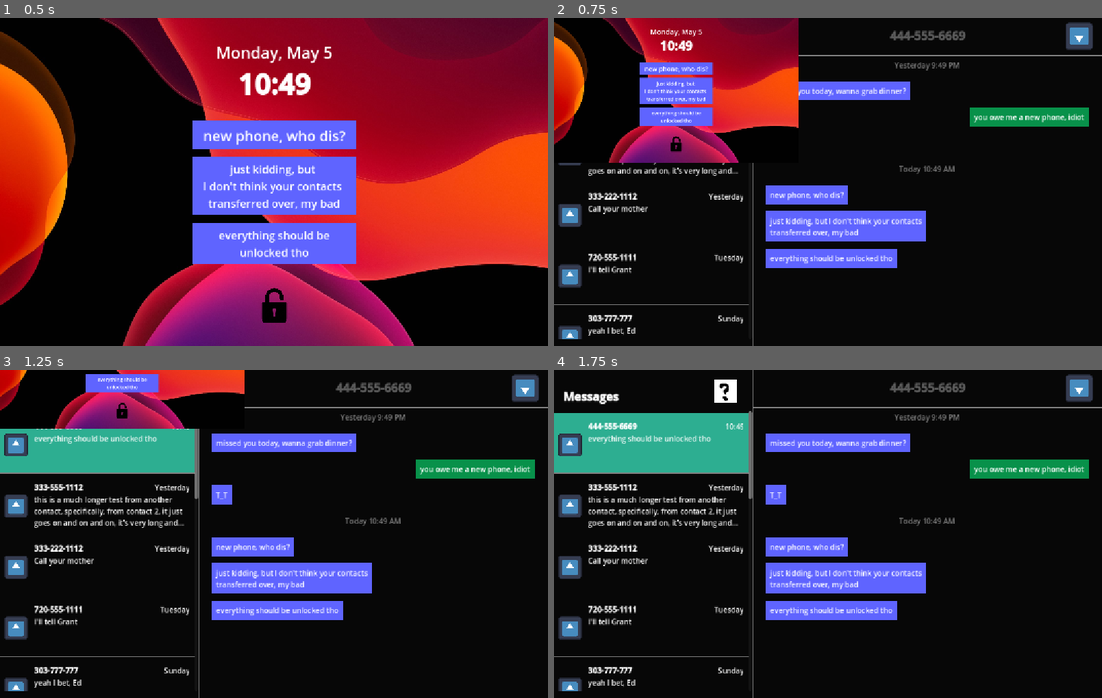
Above: before the commit, frames 1-4 (two rows, left to right).
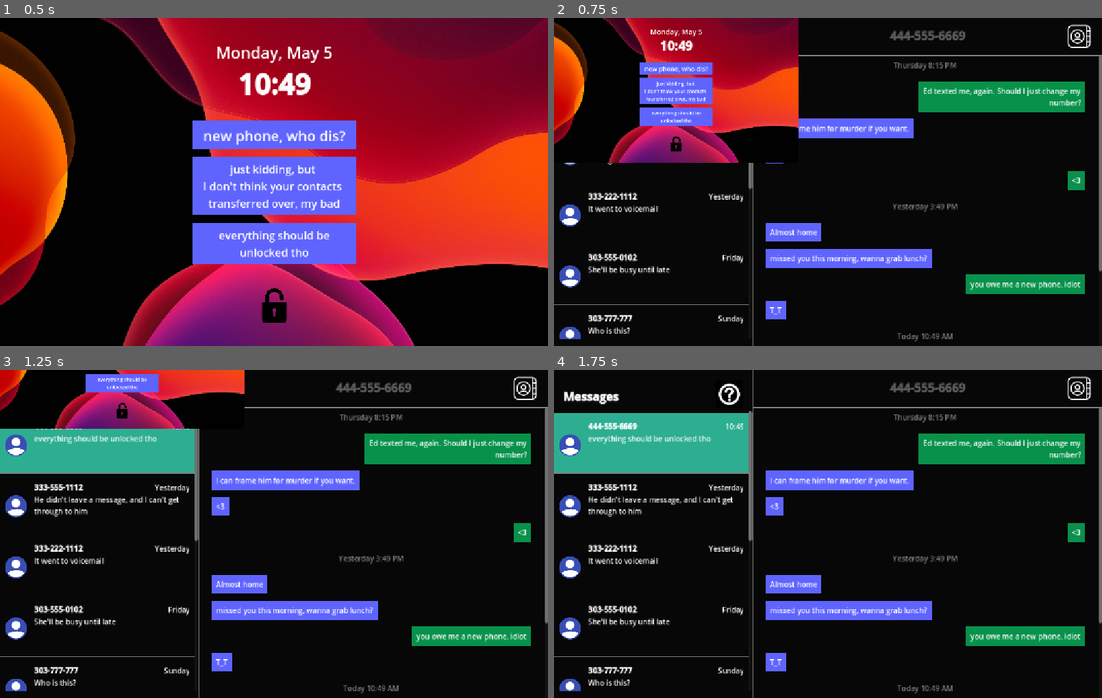
Above: after the commit, the same moments.

Repository: cyschneck/new-phone-who-dis
Game: Godot game, scene res://scenes/_main/start_menu.tscn
The game is run twice, just before and just after one commit, with the same random seed, the same clock (stepped at 60 frames per second) and the same inputs. The engine's default icon, where the game draws it, is replaced by a stand-in: a white triangle on a blue panel in a dark square.
Inputs (mouse positions are in pixels of both pictures, inside the frame that each line leads up to):
- Up to frame 1 (0.5 s): no input
- Up to frame 2 (0.75 s): click (828, 306) at 0.5 s
- Up to frame 3 (1.25 s): no input
- Up to frame 4 (1.75 s): click (652, 442) at 1.27 s

Frame 1 is identical in both runs. In frame 2, 15% of the frame differs, in the area x 0-100%, y 1-99%; in frame 3, 17%; in frame 4, 17%.

Commit message:
update mesages, replace contact image

Diff:
--- a/new-phone-who-dis/data/contact_list.json
+++ b/new-phone-who-dis/data/contact_list.json
@@ -13,19 +13,6 @@
 		}
 	},
 	"contact 2": {
-		"first_name": "Echo",
-		"last_name": "Wintermute",
-		"icon": "icon_path",
-		"description": "This is a description, EW, 303-891-0123",
-		"number": "303-891-0123",
-		"ringtone": "Rock and Roll",
-		"recent_calls": {
-			"5/5/2025 10:49 AM": "Outgoing Call 33 seconds",
-			"5/3/2025 10:49 AM": "Missed Call",
-			"10/14/2024 9:05 AM": "Incoming Call 4 minutes"
-		}
-	},
-	"contact 3": {
 		"first_name": "Grant",
 		"last_name": "Monument",
 		"icon": "icon_path",
@@ -38,7 +25,7 @@
 			"10/14/2024 9:05 AM": "Incoming Call 4 minutes"
 		}
 	},
-	"contact 4": {
+	"contact 3": {
 		"first_name": "Dough",
 		"last_name": "Nutty",
 		"icon": "icon_path",
@@ -51,7 +38,7 @@
 			"10/14/2024 9:05 AM": "Incoming Call 4 minutes"
 		}
 	},
-	"contact 5": {
+	"contact 4": {
 		"first_name": "Naval Observatory Standard Time",
 		"last_name": "",
 		"icon": "icon_path",
@@ -62,7 +49,7 @@
 			"4/5/2025 10:49 AM": "Outgoing Call 33 seconds",
 		}
 	},
-	"contact 6": {
+	"contact 5": {
 		"first_name": "Poison Control",
 		"last_name": "",
 		"icon": "icon_path",
@@ -73,7 +60,7 @@
 			"5/3/2025 10:49 AM": "Outgoing Call 3 minutes",
 		}
 	},
-	"contact 7": {
+	"contact 6": {
 		"first_name": "Eddie",
 		"last_name": "",
 		"icon": "icon_path",
@@ -86,20 +73,7 @@
 			"10/14/2024 9:05 AM": "Incoming Call 4 minutes"
 		}
 	},
-	"contact 8": {
-		"first_name": "Screech",
-		"last_name": "Atwater",
-		"icon": "icon_path",
-		"description": "This is a description, SA, 303-888-8886",
-		"number": "303-888-8886",
-		"ringtone": "Smooth Jazz",
-		"recent_calls": {
-			"5/5/2025 10:49 AM": "Outgoing Call 33 seconds",
-			"5/3/2025 10:49 AM": "Missed Call",
-			"10/14/2024 9:05 AM": "Incoming Call 4 minutes"
-		}
-	},
-	"contact 9": {
+	"contact 7": {
 		"first_name": "Sigrith",
 		"last_name": "Loudermilk",
 		"icon": "icon_path",
@@ -112,20 +86,7 @@
 			"10/14/2024 9:05 AM": "Incoming Call 4 minutes"
 		}
 	},
-	"contact 10": {
-		"first_name": "Bathsheba",
-		"last_name": "Bannister",
-		"icon": "icon_path",
-		"description": "This is a description, BB, 999-999-9999",
-		"number": "999-999-9999",
-		"ringtone": "Smooth Jazz",
-		"recent_calls": {
-			"5/5/2025 10:49 AM": "Outgoing Call 33 seconds",
-			"5/3/2025 10:49 AM": "Missed Call",
-			"10/14/2024 9:05 AM": "Incoming Call 4 minutes"
-		}
-	},
-	"contact 11": {
+	"contact 8": {
 		"first_name": "Atheylna",
 		"last_name": "Dinn <3",
 		"icon": "icon_path",
@@ -138,20 +99,7 @@
 			"10/14/2024 9:05 AM": "Incoming Call 4 minutes"
 		}
 	},
-	"contact 13": {
-		"first_name": "Calliope",
-		"last_name": "Farmer",
-		"icon": "icon_path",
-		"description": "This is a description, CF, 666-666-4444",
-		"number": "666-666-4444",
-		"ringtone": "Default",
-		"recent_calls": {
-			"5/5/2025 10:49 AM": "Outgoing Call 33 seconds",
-			"5/3/2025 10:49 AM": "Missed Call",
-			"10/14/2024 9:05 AM": "Incoming Call 4 minutes"
-		}
-	},
-	"contact 15": {
+	"contact 9": {
 		"first_name": "Giles",
 		"last_name": "Deacon",
 		"icon": "icon_path",
@@ -164,7 +112,7 @@
 			"10/14/2024 9:05 AM": "Incoming Call 4 minutes"
 		}
 	},
-	"contact 16": {
+	"contact 10": {
 		"first_name": "Mom",
 		"last_name": "",
 		"icon": "icon_path",
@@ -173,11 +121,12 @@
 		"ringtone": "Classic Ringtone",
 		"recent_calls": {
 			"5/5/2025 10:49 AM": "Outgoing Call 33 seconds",
-			"5/3/2025 10:49 AM": "Missed Call",
+			"5/5/2025 10:40 AM": "Outgoing Call 33 seconds",
+			"5/4/2025 10:49 AM": "Missed Call",
 			"10/14/2024 9:05 AM": "Incoming Call 4 minutes"
 		}
 	},
-	"contact 17": {
+	"contact 11": {
 		"first_name": "Dad",
 		"last_name": "",
 		"icon": "icon_path",
@@ -190,7 +139,7 @@
 			"10/14/2024 9:05 AM": "Incoming Call 4 minutes"
 		}
 	},
-	"contact 18": {
+	"contact 12": {
 		"first_name": "Oma",
 		"last_name": "",
 		"icon": "icon_path",
@@ -202,7 +151,7 @@
 			"3/14/2025 9:05 AM": "Incoming Call 3 hours"
 		}
 	},
-	"contact 19": {
+	"contact 13": {
 		"first_name": "Tim and Mary",
 		"last_name": "Fisher",
 		"icon": "icon_path",
@@ -215,7 +164,7 @@
 			"10/14/2024 9:05 AM": "Incoming Call 4 minutes"
 		}
 	},
-	"contact 20": {
+	"contact 14": {
 		"first_name": "Boyd",
 		"last_name": "",
 		"icon": "icon_path",
@@ -228,7 +177,7 @@
 			"10/14/2024 9:05 AM": "Incoming Call 4 minutes"
 		}
 	},
-	"contact 21": {
+	"contact 15": {
 		"first_name": "End",
 		"last_name": "Credits",
 		"icon": "icon_path",
--- a/new-phone-who-dis/data/messages.json
+++ b/new-phone-who-dis/data/messages.json
@@ -13,10 +13,17 @@
   "message 2": {
 	"contact_name": "Atheylna Dinn <3",
 	"messages": {
-		"5/4/2025 Sunday 9:49 PM": {
-		  "sender1": "missed you today, wanna grab dinner?",
+		"5/1/2025 Thursday 8:15 PM": {
+		  "caller1": "Ed texted me, again. Should I just change my number?",
+		  "sender1": "I can frame him for murder if you want.",
+		  "sender2": "<3",
+		  "caller2": "<3",
+		},
+		"5/4/2025 Sunday 3:49 PM": {
+		  "sender1": "Almost home",
+		  "sender2": "missed you this morning, wanna grab lunch?",
 		  "caller1": "you owe me a new phone, idiot",
-		  "sender2": "T_T",
+		  "sender3": "T_T",
 		},
 		"5/5/2025 Monday 10:49 AM": {
 		  "sender1": "new phone, who dis?",
@@ -28,77 +35,125 @@
   "message 3": {
 	"contact_name": "Mom",
 	"messages": {
-		"5/4/2025 Sunday 10:49 AM": {
-		  "sender1": "this is the second message2-2",
-		  "sender2": "this is a much longer test from another contact, specifically, from contact 2, it just goes on and on and on, it's very long and kind of tedious",
-		  "caller1": "this is a much longer test from another contact, specifically, from contact 2, it just goes on and on and on, it's very long and kind of tedious",
-		  "caller2": "this is a much longer test from another contact, specifically, from contact 2, it just goes on and on and on, it's very long and kind of tedious",
-		  "caller3": "this is a much longer test from another contact, specifically, from contact 2, it just goes on and on and on, it's very long and kind of tedious",
-		  "caller4": "this is a much longer test from another contact, specifically, from contact 2, it just goes on and on and on, it's very long and kind of tedious",
-		  "caller5": "this is a much longer test from another contact, specifically, from contact 2, it just goes on and on and on, it's very long and kind of tedious",
+		"5/3/2025 Monday 11:49 AM": {
+		  "sender1": "Yeah, just got your box, I'll bring it by when I vist",
+		  "sender2": "visit",
+		  "caller1": "Call your dad before you get here. He has the other copy of my keys.",
+		},
+		"5/4/2025 Sunday 9:12 PM": {
+		  "caller1": "Did Boyd call you?",
+		  "caller2": "He didn't leave a message, and I can't get through to him",
 		}
 	}
   },
   "message 4": {
 	"contact_name": "Giles Deacon",
 	"messages": {
+		"10/14/2024 Monday 9:05 AM": {
+			"sender1": "Happy Birthday, sweetheart!!!",
+			"caller1": "Time to party!!"
+		},
+		"4/4/2025 Friday 11:03 AM": {
+		  "caller1": "Bet you can't guess who broke their washing machine?",
+		  "caller2": "You'll never guess, it's impossible",
+		},
+		"5/2/2025 Friday 8:49 PM": {
+		  "sender1": "Text me when you get home, traffic looks awful.",
+		},
+		"5/2/2025 Friday 10:30 PM": {
+		  "caller1": "Home! Gonna get some sleep, love you!",
+		  "sender1": "Goodnight! Love you too",
+		},
 		"5/4/2025 Sunday 11:03 AM": {
 		  "sender1": "Call your mother",
 		  "caller1": "It went to voicemail"
 		},
-		"5/4/2025 Sunday 5:13 PM": {
-		  "sender2": "Call your mother"
-		}
 	}
   },
   "message 5": {
+	"contact_name": "Boyd",
+	"messages": {
+		"4/2/2025 Wednesday 9:21 AM" : {
+		  "sender1": "Did you know that humans and elephants pee at the same rate?",
+		  "sender2": "About 21 seconds, something to do with the fluid mechanics of the urethra",
+		  "sender3": "urethra",
+		  "sender4": "urethra",
+		  "sender5": "urethra",
+		  "caller1": "I guess I'm just glad you are studying",
+		  "sender6": "urethra",
+		  "caller2": "urethra",
+		},
+		"5/2/2025 Friday 11:42 AM" : {
+		  "caller1": "Mom wants to know why you called, you didn't leave a message",
+		  "sender1": "I'll call her back, nothing interesting",
+		  "caller2": "She'll be busy until late"
+		}
+	}
+  },
+  "message 6": {
+	"contact_name": "Eddie",
+	"messages": {
+		"5/1/2025 Sunday 1:41 AM": {
+		  "sender1": "Miss you",
+		  "sender2": "Miss you"
+		},
+		"5/1/2025 Sunday 8:21 PM": {
+		  "caller1": "Who is this?",
+		}
+	}
+  },
+  "message 7": {
 	"contact_name": "Tim and Mary Fisher",
 	"messages": {
+		"3/1/2025 Saturday 3:35 PM": {
+		  "sender1": "Rentchecks due today, Mary will be there about noon...Anything need extra attention ?",
+		  "caller1": "I think we are good",
+		  "caller2": "Thanks"
+	},
 		"4/29/2025 Tuesday 3:33 PM": {
 		  "sender1": "checks due on the 30th",
-		  "sender2": "please make them effective by the first of march if you can...",
-		  "caller1": "I'll tell Grant"
-	}
-	}
-  },
-  "message 6": {
-	"contact_name": "Eddie",
-	"messages": {
-		"4/29/2025 Sunday 11:41 AM": {
-		  "sender1": "Miss you",
-		  "sender2": "Miss you"
-		},
-		"4/29/2025 Sunday 1:41 PM": {
-		  "caller1": "yeah I bet, Ed",
-		}
-	}
-  },
-  "message 7": {
+		  "sender2": "please make them effective by the first of June if you can...",
+		  "caller1": "I'll tell Grant",
+		  "sender2": "thank you...",
+		},
+	  },
+  },
+  "message 8": {
 	"contact_name": "Issac Honeylick",
 	"messages": {
-		"3/16/2025 Sunday 11:42 AM" : {
-		  "sender1": "contact six",
-		  "caller1": "this is the second message2-2, buzz buzz",
-		}
-	}
-  },
-  "message 8": {
-	"contact_name": "Echo Wintermute",
-	"messages": {
-		"1/6/2025 Monday 11:42 AM" : {
-		  "caller1": "contact seven",
-		  "caller2": "this is the second message2-2",
-		  "caller3": "this is the third message3-2, snowy"
+		"12/30/2024 Monday 2:21 PM" : {
+		  "sender1": "Thanks again",
+		  "sender2": "I know it was last minute",
+		  "caller1": "No worries",
+		},
+		"4/16/2025 Wednesday 11:42 AM" : {
+		  "sender1": "I overestimated how long it was going to take to get to your house, but I can wait until you guys are ready",
+		  "caller1": "You can come inside",
+		  "caller2": "Let me see if Grant is ready",
 		}
 	}
   },
   "message 9": {
 	"contact_name": "Grant Monument",
 	"messages": {
+		"12/13/2024 Friday 10:42 PM" : {
+		  "sender1":"ok, just landed",
+		  "caller1": "I'm parked at the nearby gas station",
+		  "caller2": "Text me when you get to the door at the departures terminal."
+		},
+		"12/13/2024 Friday 11:15 PM" : {
+		  "sender1":"ok, grabbing my bags, be there in about five minutes",
+		  "caller1": "Any update?",
+		  "caller2": "I see you, be right there."
+		},
+		"3/20/2025 Thursday 11:30 PM" : {
+		  "caller1":"Your burrito is in the fridge.",
+		},
 		"1/3/2025 Friday 11:42 AM" : {
-		  "sender1":"contact eight",
-		  "caller1": "this is the second message2-2",
-		  "sender2": "this is the third message3-2, rushmore"
+		  "sender1":"Did you see the rent increases?",
+		  "caller1": "yeah, thanks",
+		  "caller2": ":p",
+		  "sender2":":p",
 		}
 	}
   },
@@ -106,63 +161,23 @@
 	"contact_name": "Dough Nutty",
 	"messages": {
 		"1/2/2025 Thursday 11:42 AM" : {
-		  "sender1": "contact nine",
-		  "sender2": "this is the second message2-2",
-		  "caller1": "this is the third message3-2, work"
+		  "sender1": "Shift starts at 9",
+		  "sender2": "Issac said you are taking his shift",
+		  "caller1": "Ok, thanks"
 		}
 	}
   },
   "message 11": {
-	"contact_name": "Boyd",
-	"messages": {
-		"1/2/2025 Thursday 11:42 AM" : {
-		  "caller1": "contact ten",
-		  "sender1": "this is the second message2-2",
-		  "caller2": "this is the third message3-2, annoying bro"
-		}
-	}
-  },
-  "message 12": {
 	"contact_name": "Sigrith Loudermilk",
 	"messages": {
-		"12/25/2025 Wednesday 5:40 PM": {
+		"12/25/2024 Wednesday 5:40 PM": {
 		  "sender1": "Hi, this is your brother's roommate, Sig, he gave me your number",
 		  "sender2": "Merry Christmas!",
 		  "caller1": "Merry Christmas"
 		}
 	}
   },
-  "message 13": {
-	"contact_name": "Screech Atwater",
-	"messages": {
-		"12/20/2025 Wednesday 5:40 PM": {
-		  "sender1": "Screech",
-		  "sender2": "Atwater",
-		  "caller1": "Thanks"
-		}
-	}
-  },
-  "message 14": {
-	"contact_name": "Bathsheba Bannister",
-	"messages": {
-		"12/18/2025 Wednesday 5:40 PM": {
-		  "sender1": "Bannister",
-		  "sender2": "Like the lawyer",
-		  "caller1": "Thanks"
-		}
-	}
-  },
-  "message 15": {
-	"contact_name": "Calliope Farmer",
-	"messages": {
-		"12/15/2025 Wednesday 5:40 PM": {
-		  "sender1": "Cally",
-		  "sender2": "Farming",
-		  "caller1": "Buzz like a bee"
-		}
-	}
-  },
-  "message 16": {
+  "message 11": {
 	"contact_name": "Dad",
 	"messages": {
 		"10/14/2022 Friday 4:32 PM": {
--- a/new-phone-who-dis/scenes/_main/contacts.tscn
+++ b/new-phone-who-dis/scenes/_main/contacts.tscn
@@ -1,13 +1,14 @@
-[gd_scene load_steps=10 format=3 uid="uid://ccvwhhb8t2b4t"]
+[gd_scene load_steps=11 format=3 uid="uid://ccvwhhb8t2b4t"]
 
 [ext_resource type="Script" uid="uid://cfmtt801jgikh" path="res://scripts/contacts/contacts_manager.gd" id="1_wdjsl"]
-[ext_resource type="Texture2D" uid="uid://cgh3l5dsp78rp" path="res://images/faq_button.png" id="2_wdjsl"]
 [ext_resource type="Script" uid="uid://bmfqpev5q4mic" path="res://scripts/managers/faq_button.gd" id="3_wdjsl"]
+[ext_resource type="Texture2D" uid="uid://brbbrbsweby87" path="res://images/contact_img.png" id="3_yln2p"]
 [ext_resource type="PackedScene" uid="uid://c5rfdd52g1a61" path="res://scenes/contacts/contact_name.tscn" id="4_q0cfa"]
-[ext_resource type="Texture2D" uid="uid://dlvsclu2wa70u" path="res://images/icon.svg" id="5_0si4w"]
+[ext_resource type="Texture2D" uid="uid://bqvka4c36hsuc" path="res://images/messages-icon-icons8.png" id="5_yln2p"]
 [ext_resource type="PackedScene" uid="uid://df3so81e18l2e" path="res://scenes/contacts/call_description.tscn" id="6_3nqok"]
 [ext_resource type="Script" uid="uid://da3kvyqflppek" path="res://scripts/contacts/return_to_messages.gd" id="6_gt0pa"]
 [ext_resource type="PackedScene" uid="uid://dy6mcnphodghq" path="res://scenes/contacts/popup_value.tscn" id="7_iprsr"]
+[ext_resource type="Texture2D" uid="uid://cxe5nainta57e" path="res://images/question_faq.png" id="8_yln2p"]
 
 [sub_resource type="StyleBoxFlat" id="StyleBoxFlat_wdjsl"]
 bg_color = Color(0.00613931, 0.00613932, 0.00613931, 1)
@@ -184,7 +185,7 @@
 [node name="Icon" type="TextureRect" parent="BackgroundColor/FullContactRight/TopFrame/HeaderContact"]
 layout_mode = 2
 size_flags_horizontal = 4
-texture = ExtResource("5_0si4w")
+texture = ExtResource("3_yln2p")
 stretch_mode = 4
 
 [node name="HeaderContactName" type="RichTextLabel" parent="BackgroundColor/FullContactRight/TopFrame/HeaderContact"]
@@ -312,7 +313,7 @@
 offset_right = -21.0
 offset_bottom = 70.0
 grow_horizontal = 0
-texture_normal = ExtResource("5_0si4w")
+texture_normal = ExtResource("5_yln2p")
 ignore_texture_size = true
 stretch_mode = 4
 script = ExtResource("6_gt0pa")
@@ -424,7 +425,7 @@
 offset_top = 21.0
 offset_right = 401.0
 offset_bottom = 71.0
-texture_normal = ExtResource("2_wdjsl")
+texture_normal = ExtResource("8_yln2p")
 stretch_mode = 0
 script = ExtResource("3_wdjsl")
 
--- a/new-phone-who-dis/scenes/_main/messages.tscn
+++ b/new-phone-who-dis/scenes/_main/messages.tscn
@@ -1,10 +1,10 @@
 [gd_scene load_steps=15 format=3 uid="uid://d4fcn2e8yiomf"]
 
 [ext_resource type="Script" uid="uid://do3e4ldyqejfj" path="res://scripts/messages/messages_manager.gd" id="1_dppxf"]
-[ext_resource type="Texture2D" uid="uid://cgh3l5dsp78rp" path="res://images/faq_button.png" id="3_bdw3y"]
+[ext_resource type="Texture2D" uid="uid://cxe5nainta57e" path="res://images/question_faq.png" id="3_bdw3y"]
+[ext_resource type="Texture2D" uid="uid://defllnqcjfl0t" path="res://images/contacts-icon-icons8.png" id="3_jy8bd"]
 [ext_resource type="Script" uid="uid://bmfqpev5q4mic" path="res://scripts/managers/faq_button.gd" id="4_bdw3y"]
 [ext_resource type="PackedScene" uid="uid://cmb6w2h80yo6f" path="res://scenes/messages/contact_with_last_message.tscn" id="5_dvosh"]
-[ext_resource type="Texture2D" uid="uid://dlvsclu2wa70u" path="res://images/icon.svg" id="6_l0wf5"]
 [ext_resource type="Script" uid="uid://c0fwdldoayhqb" path="res://scripts/messages/return_to_contacts.gd" id="7_wevnu"]
 [ext_resource type="PackedScene" uid="uid://dfyv37tioa6mf" path="res://scenes/messages/sender_purple_text.tscn" id="8_agf8l"]
 [ext_resource type="PackedScene" uid="uid://dyfduqub1pf0c" path="res://scenes/messages/timestamp_text.tscn" id="8_bdw3y"]
@@ -200,10 +200,9 @@
 offset_bottom = 27.9999
 grow_horizontal = 0
 grow_vertical = 2
-texture_normal = ExtResource("6_l0wf5")
+texture_normal = ExtResource("3_jy8bd")
 ignore_texture_size = true
 stretch_mode = 4
-flip_v = true
 script = ExtResource("7_wevnu")
 
 [node name="TextField" type="Control" parent="BackgroundColor/MessageFieldRight"]
--- a/new-phone-who-dis/scenes/messages/contact_with_last_message.tscn
+++ b/new-phone-who-dis/scenes/messages/contact_with_last_message.tscn
@@ -1,7 +1,7 @@
 [gd_scene load_steps=4 format=3 uid="uid://cmb6w2h80yo6f"]
 
 [ext_resource type="Script" uid="uid://yxcxfj6v4rdp" path="res://scripts/messages/select_message.gd" id="1_ichj6"]
-[ext_resource type="Texture2D" uid="uid://dlvsclu2wa70u" path="res://images/icon.svg" id="2_8bwgx"]
+[ext_resource type="Texture2D" uid="uid://brbbrbsweby87" path="res://images/contact_img.png" id="2_ichj6"]
 
 [sub_resource type="StyleBoxFlat" id="StyleBoxFlat_ichj6"]
 bg_color = Color(0.176471, 0.682353, 0.568627, 1)
@@ -24,7 +24,7 @@
 offset_right = 61.0
 offset_bottom = 31.0
 grow_vertical = 2
-texture = ExtResource("2_8bwgx")
+texture = ExtResource("2_ichj6")
 expand_mode = 3
 stretch_mode = 4
 
Binary file added: new-phone-who-dis/images/contact_img.png
Not shown, added: new-phone-who-dis/images/contact_img.png.import
Binary file added: new-phone-who-dis/images/contacts-icon-icons8.png
Not shown, changed: new-phone-who-dis/images/contacts-icon-icons8.png.import
Binary file removed: new-phone-who-dis/images/faq_button.png
Binary file added: new-phone-who-dis/images/messages-icon-icons8.png
Not shown, added: new-phone-who-dis/images/messages-icon-icons8.png.import
Binary file added: new-phone-who-dis/images/question_faq.png
Not shown, added: new-phone-who-dis/images/question_faq.png.import
